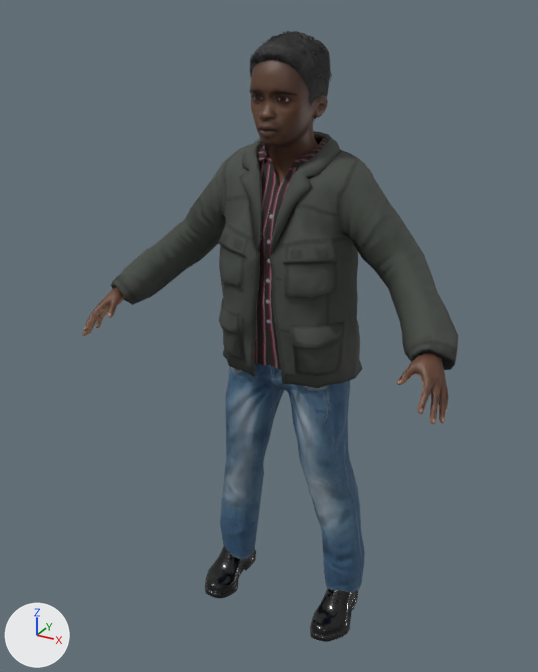
What one commit did to the glTF model models/makehuman/Biped/p09.glb.
One viewpoint serves both versions: a camera (50 mm lens) standing at (0.74, -1.478, 1.462) and looking at (-0.031, -0.075, 0.761). Every picture has the same lights, and +X, +Y and +Z are marked at lower left. The picture after the commit comes second.

The first picture shows 'p09.body', 'p09.male_casualsuit05', 'p09.shoes03', 'p09.short01' and 2 more.
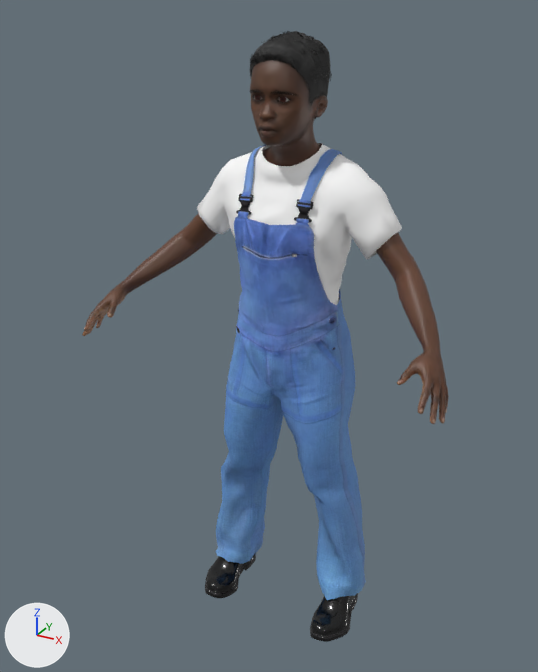
Pixel boxes (x1, y1, x2, y2) of what changed, in the pictures (538 x 672 px):
'p09.male_casualsuit05', deleted: before (111, 131, 458, 593)
'p09.male_worksuit01', added: after (197, 143, 402, 600)

The change, as a list of edits to the scene's bpy script:
```text
Add img_male_worksuit01_normal:
    img_male_worksuit01_normal = load_image('male_worksuit01_normal', '_unpacked/male_worksuit01_normal', 1024, 1024, 'Non-Color')
Add img_male_worksuit01_diffuse:
    img_male_worksuit01_diffuse = load_image('male_worksuit01_diffuse', '_unpacked/male_worksuit01_diffuse', 1024, 1024, 'sRGB')
Add mat_p09_male_worksuit01:
    mat_p09_male_worksuit01 = bpy.data.materials.new('p09.male_worksuit01')
    # uses the picture img_male_worksuit01_diffuse
    # uses the picture img_male_worksuit01_normal
Add me_male_worksuit01:
    me_male_worksuit01.from_pydata(...)  # 1902 vertices, 3489 faces; spans x -0.252..0.249, y -0.136..0.088, z 0.037..1.197
    me_male_worksuit01.materials.append(mat_p09_male_worksuit01)
Remove ob_p09_male_casualsuit05:
    ob_p09_male_casualsuit05 = bpy.data.objects.new('p09.male_casualsuit05', me_male_casualsuit05)
    ob_p09_male_casualsuit05.location = (0.0, 0.0, 0.0)
Add ob_p09_male_worksuit01:
    ob_p09_male_worksuit01 = bpy.data.objects.new('p09.male_worksuit01', me_male_worksuit01)
    ob_p09_male_worksuit01.location = (0.0, 0.0, 0.0)
```
